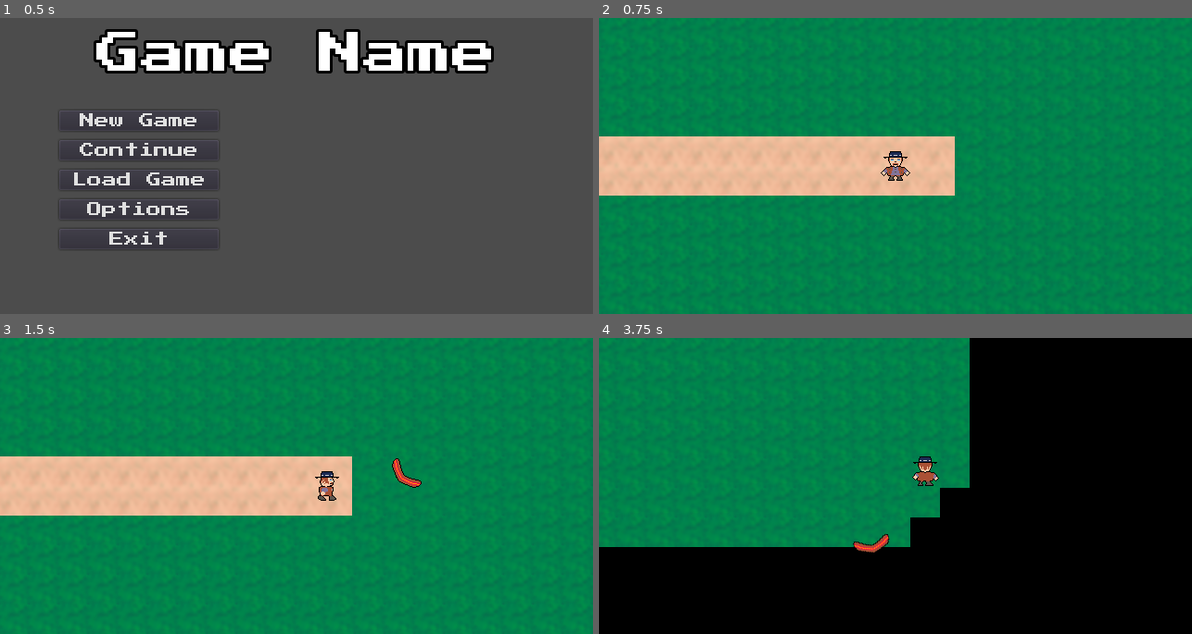
Above: before the commit, frames 1-4 (two rows, left to right).
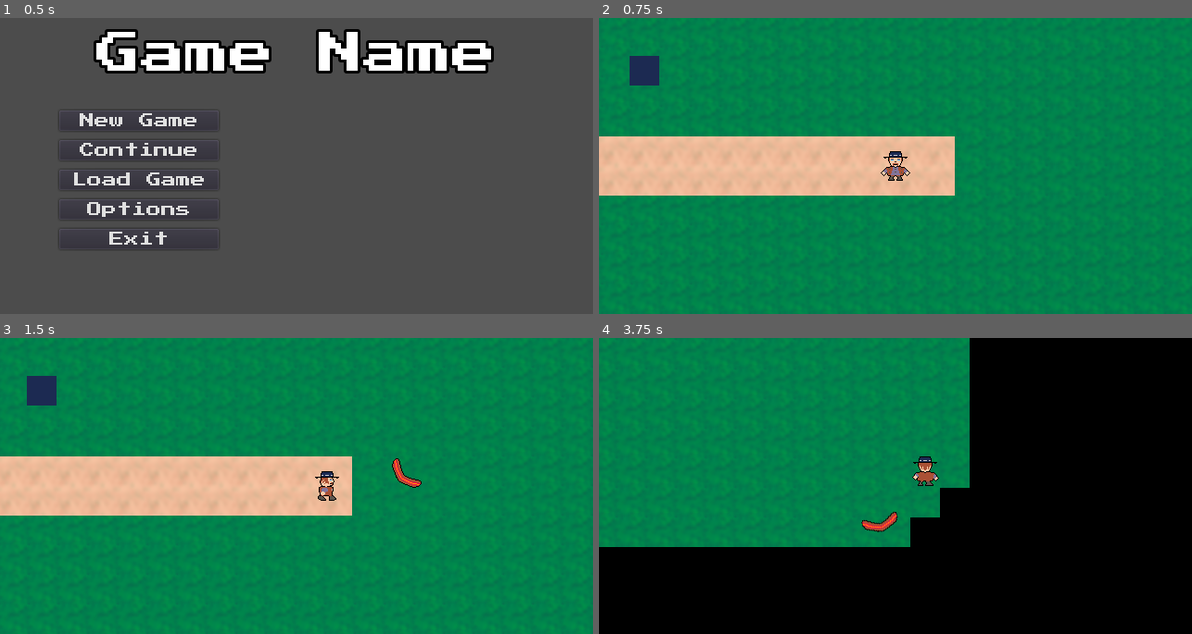
Above: after the commit, the same moments.

Repository: Beetron/2d-aussie-rpg
Game: Godot game, scene res://scene/Master.tscn
The game is run twice, just before and just after one commit, with the same random seed, the same clock (stepped at 60 frames per second) and the same inputs.
Inputs (mouse positions are in pixels of both pictures, inside the frame that each line leads up to):
- Up to frame 1 (0.5 s): no input
- Up to frame 2 (0.75 s): click "New Game" at 0.5 s
- Up to frame 3 (1.5 s): tap Enter at 1.25 s; move the mouse to (426, 471) at 1.27 s; press the mouse at (426, 471) at 1.28 s; hold Right (ui_right) from 1.28 s (still down)
- Up to frame 4 (3.75 s): move the mouse to (776, 500) at 2.02 s; release Right (ui_right) at 2.03 s; release the mouse at (776, 500) at 2.03 s; hold Down (ui_down) 2.03-2.78 s; click (776, 500) at 2.1 s; move the mouse to (954, 420) at 2.77 s; press the mouse at (954, 420) at 2.78 s; hold Right (ui_right) 2.78-3.53 s; tap Space at 3.5 s; move the mouse to (865, 545) at 3.52 s; release the mouse at (865, 545) at 3.53 s; hold Up (ui_up) from 3.53 s (still down); click (865, 545) at 3.6 s

Frame 1 is identical in both runs. In frame 2, 0.5% of the frame differs, in the area x 5-11%, y 12-23%; in frame 3, 0.5%; in frame 4, 0.4%.

Commit message:
Started on first enemy, reworked collisions

Diff:
--- a/project.godot
+++ b/project.godot
@@ -61,6 +61,13 @@
  ]
 }
 
+[layer_names]
+
+2d_physics/layer_1="walls"
+2d_physics/layer_2="player"
+2d_physics/layer_3="enemies"
+2d_physics/layer_4="weapons"
+
 [rendering]
 
 quality/2d/use_pixel_snap=true
--- a/scene/Boomerang.tscn
+++ b/scene/Boomerang.tscn
@@ -28,13 +28,14 @@
 "values": [ 0.0, 90.0, 180.0, 270.0, 360.0 ]
 }
 
-[node name="Node2D" type="RigidBody2D"]
-collision_layer = 2
-collision_mask = 2
+[node name="Boomerang" type="RigidBody2D"]
+collision_layer = 8
+collision_mask = 5
 gravity_scale = 0.0
 contacts_reported = 1
 contact_monitor = true
 script = ExtResource( 2 )
+damage = 1
 
 [node name="Sprite" type="Sprite" parent="."]
 texture = ExtResource( 1 )
@@ -47,7 +48,6 @@
 [node name="CollisionShape2D2" type="CollisionShape2D" parent="."]
 position = Vector2( 9.25572, 2.42072 )
 rotation = -0.246091
-scale = Vector2( 1, 1 )
 shape = SubResource( 2 )
 
 [node name="AnimationPlayer" type="AnimationPlayer" parent="."]
--- /dev/null
+++ b/scene/Enemy.gd
@@ -0,0 +1,22 @@
+extends KinematicBody2D
+
+export var HP : int
+export var Damage : int
+
+
+func dealDamage(hitAmount):
+	if($DamageImmunity.is_stopped()):
+		HP = HP - hitAmount
+
+		if(HP <= 0):
+			died()
+			return
+
+		$DamageImmunity.start()
+		#Play hit animation
+	return
+
+func died():
+	queue_free()
+	#Play death animation
+	return
--- /dev/null
+++ b/scene/Enemy.tscn
@@ -0,0 +1,18 @@
+[gd_scene load_steps=2 format=2]
+
+[ext_resource path="res://scene/Enemy.gd" type="Script" id=1]
+
+[node name="Enemy" type="KinematicBody2D" groups=[
+"enemies",
+]]
+collision_layer = 4
+collision_mask = 15
+script = ExtResource( 1 )
+
+[node name="AnimatedSprite" type="AnimatedSprite" parent="."]
+
+[node name="CollisionShape2D" type="CollisionShape2D" parent="."]
+
+[node name="DamageImmunity" type="Timer" parent="."]
+wait_time = 0.2
+one_shot = true
--- a/scene/Environment.tscn
+++ b/scene/Environment.tscn
@@ -50,4 +50,5 @@
 tile_set = SubResource( 2 )
 cell_size = Vector2( 32, 32 )
 cell_quadrant_size = 1
+collision_mask = 15
 format = 1
--- /dev/null
+++ b/scene/Explodetoad.gd
@@ -0,0 +1 @@
+extends "res://scene/Enemy.gd"
--- /dev/null
+++ b/scene/Explodetoad.tscn
@@ -0,0 +1,27 @@
+[gd_scene load_steps=6 format=2]
+
+[ext_resource path="res://scene/Enemy.tscn" type="PackedScene" id=1]
+[ext_resource path="res://scene/Explodetoad.gd" type="Script" id=2]
+[ext_resource path="res://img/explodetoad.png" type="Texture" id=3]
+
+[sub_resource type="SpriteFrames" id=1]
+animations = [ {
+"frames": [ ExtResource( 3 ) ],
+"loop": true,
+"name": "default",
+"speed": 5.0
+} ]
+
+[sub_resource type="RectangleShape2D" id=2]
+extents = Vector2( 16.1308, 15.7007 )
+
+[node name="Explodetoad" instance=ExtResource( 1 )]
+script = ExtResource( 2 )
+HP = 2
+Damage = 1
+
+[node name="AnimatedSprite" parent="." index="0"]
+frames = SubResource( 1 )
+
+[node name="CollisionShape2D" parent="." index="1"]
+shape = SubResource( 2 )
--- a/scene/Level 1.tscn
+++ b/scene/Level 1.tscn
@@ -1,6 +1,7 @@
-[gd_scene load_steps=2 format=2]
+[gd_scene load_steps=3 format=2]
 
 [ext_resource path="res://scene/TestLevel.tscn" type="PackedScene" id=1]
+[ext_resource path="res://scene/Explodetoad.tscn" type="PackedScene" id=2]
 
 [node name="Level 1" instance=ExtResource( 1 )]
 
@@ -12,3 +13,8 @@
 
 [node name="Tilemap" parent="." index="1"]
 tile_data = PoolIntArray( -2490422, 1, 0, -2490421, 1, 0, -2490420, 1, 0, -2490419, 1, 0, -2490418, 1, 0, -2490417, 1,  …(104426 unchanged characters)…
+
+[node name="Explodetoad" parent="." index="2" instance=ExtResource( 2 )]
+position = Vector2( -270.75, -102.885 )
+collision_layer = 1
+collision_mask = 1
--- a/scene/Player.tscn
+++ b/scene/Player.tscn
@@ -6,32 +6,32 @@
 [sub_resource type="AtlasTexture" id=1]
 flags = 4
 atlas = ExtResource( 1 )
-region = Rect2( 96, 0, 32, 32 )
+region = Rect2( 0, 0, 32, 32 )
 
 [sub_resource type="AtlasTexture" id=2]
 flags = 4
 atlas = ExtResource( 1 )
-region = Rect2( 128, 0, 32, 32 )
+region = Rect2( 32, 0, 32, 32 )
 
 [sub_resource type="AtlasTexture" id=3]
 flags = 4
 atlas = ExtResource( 1 )
-region = Rect2( 160, 0, 32, 32 )
+region = Rect2( 64, 0, 32, 32 )
 
 [sub_resource type="AtlasTexture" id=4]
 flags = 4
 atlas = ExtResource( 1 )
-region = Rect2( 192, 0, 32, 32 )
+region = Rect2( 96, 0, 32, 32 )
 
 [sub_resource type="AtlasTexture" id=5]
 flags = 4
 atlas = ExtResource( 1 )
-region = Rect2( 224, 0, 32, 32 )
+region = Rect2( 128, 0, 32, 32 )
 
 [sub_resource type="AtlasTexture" id=6]
 flags = 4
 atlas = ExtResource( 1 )
-region = Rect2( 256, 0, 32, 32 )
+region = Rect2( 160, 0, 32, 32 )
 
 [sub_resource type="AtlasTexture" id=7]
 flags = 4
@@ -51,28 +51,28 @@
 [sub_resource type="AtlasTexture" id=10]
 flags = 4
 atlas = ExtResource( 1 )
-region = Rect2( 0, 0, 32, 32 )
+region = Rect2( 192, 0, 32, 32 )
 
 [sub_resource type="AtlasTexture" id=11]
 flags = 4
 atlas = ExtResource( 1 )
-region = Rect2( 32, 0, 32, 32 )
+region = Rect2( 224, 0, 32, 32 )
 
 [sub_resource type="AtlasTexture" id=12]
 flags = 4
 atlas = ExtResource( 1 )
-region = Rect2( 64, 0, 32, 32 )
+region = Rect2( 256, 0, 32, 32 )
 
 [sub_resource type="SpriteFrames" id=13]
 animations = [ {
 "frames": [ SubResource( 1 ), SubResource( 2 ), SubResource( 3 ), SubResource( 2 ) ],
 "loop": true,
-"name": "Up",
+"name": "Down",
 "speed": 5.0
 }, {
 "frames": [ SubResource( 4 ), SubResource( 5 ), SubResource( 6 ), SubResource( 5 ) ],
 "loop": true,
-"name": "Left",
+"name": "Up",
 "speed": 5.0
 }, {
 "frames": [ SubResource( 7 ), SubResource( 8 ), SubResource( 9 ), SubResource( 8 ) ],
@@ -82,7 +82,7 @@
 }, {
 "frames": [ SubResource( 10 ), SubResource( 11 ), SubResource( 12 ), SubResource( 11 ) ],
 "loop": true,
-"name": "Down",
+"name": "Left",
 "speed": 5.0
 } ]
 
@@ -90,6 +90,8 @@
 extents = Vector2( 16, 16 )
 
 [node name="Player" type="KinematicBody2D"]
+collision_layer = 2
+collision_mask = 5
 script = ExtResource( 2 )
 __meta__ = {
 "_edit_group_": true
--- a/script/Boomerang.gd
+++ b/script/Boomerang.gd
@@ -1,9 +1,11 @@
 extends RigidBody2D
 
 export var speed = 600
+export var damage : int
 
 var player
 var boomerangReturning = false
+
 
 func _ready():
 	$AnimationPlayer.play("spin")
@@ -26,8 +28,8 @@
 
 
 func _on_CollisionTimer_timeout():
-	set_collision_mask_bit(0, true)
-	set_collision_layer_bit(0, true)
+	#When boomerang returns, we want it to collide with the player again
+	set_collision_mask_bit(1, true)
 	return
 
 func _on_Node2D_body_entered(body):
@@ -35,4 +37,6 @@
 		body.boomerangReturned()
 		queue_free()
 		boomerangReturning = false
+	elif(body.is_in_group("enemies")):
+		body.dealDamage(damage)
 	return
--- a/script/Player.gd
+++ b/script/Player.gd
@@ -15,6 +15,8 @@
 export var boomerangAttackSpeed = 0.2
 export var boomerangThrowStrength = 500
 export var throwStrength = 0
+
+export var HP : int
 
 #var screen_size # Size of the game window.
 var velocity = Vector2.ZERO
Binary file added: img/explodetoad.png
Not shown, added: img/explodetoad.png.import
